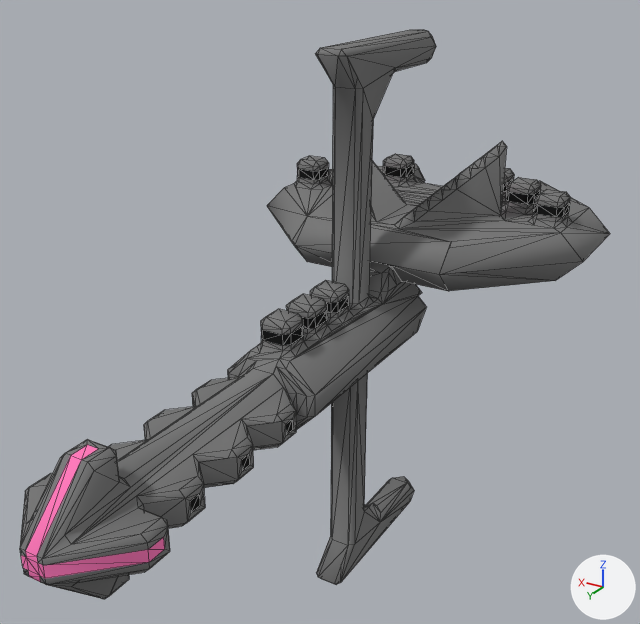
One commit to the OBJ model src/jsMain/resources/meshes/felinae-3-bobcat-class.obj: the scene before it, then after it.
The view is the same before and after, from a 50 mm lens placed at (-38.3, 66.1, 63.8), pointed at (1.7, -0.5, 30.5). The axes (+X, +Y, +Z) are drawn at lower right. The lights are the same throughout. Mesh edges are drawn as thin lines. Where no turn or scale is listed for an object, it has been applied to the vertices.

The scene before the commit, as lines of its bpy script (objects in view):
```python
me_felinae_3_bobcat_class = bpy.data.meshes.new('felinae-3-bobcat-class')
me_felinae_3_bobcat_class.from_pydata(...)  # 1100 vertices, 2083 faces; spans x -18.5..18.5, y -37.0..37.0, z -0.1..54.9
me_felinae_3_bobcat_class.materials.append(mat_felinae_3_bobcat_class)
ob_felinae_3_bobcat_class = bpy.data.objects.new('felinae-3-bobcat-class', me_felinae_3_bobcat_class)
ob_felinae_3_bobcat_class.location = (0.0, 0.0, 0.0)
```
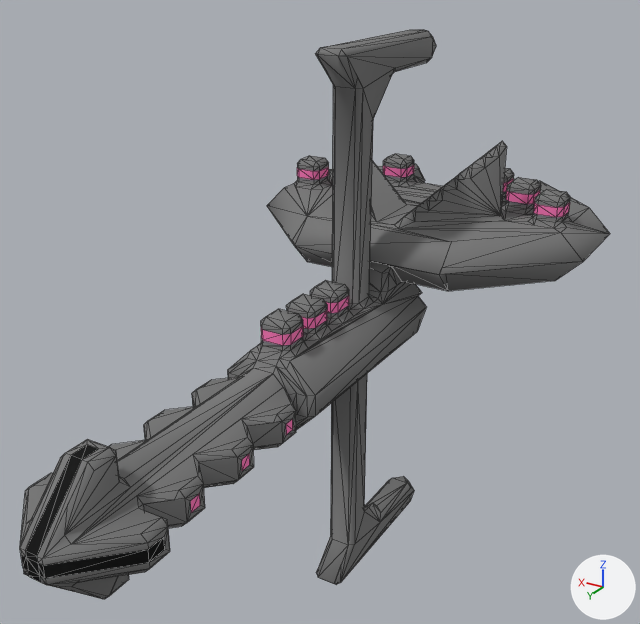
What differs and where, as boxes [x1, y1, x2, y2] in the pictures (640 x 624 px; the box of a moved part takes in the faces that stretch with it):
```json
{"part": 1, "of": "me_felinae_3_bobcat_class", "change": "moved or reshaped", "before": [20, 37, 609, 585], "after": [20, 37, 609, 585]}
{"part": 2, "of": "me_felinae_3_bobcat_class", "change": "surface changed", "before": [21, 165, 570, 582], "after": [21, 165, 570, 582]}
```

The change, as JSON lines over the scene's bpy script:
```json
{"block": "me_felinae_3_bobcat_class", "where": "# used by ob_felinae_3_bobcat_class; location = (0.0, 0.0, 0.0)"}
{"op": "remove", "block": "me_felinae_3_bobcat_class", "code": "me_felinae_3_bobcat_class.from_pydata(...)  # 1100 vertices, 2083 faces; spans x -18.5..18.5, y -37.0..37.0, z -0.1..54.9"}
{"op": "add", "block": "me_felinae_3_bobcat_class", "code": "me_felinae_3_bobcat_class.from_pydata(...)  # 1099 vertices, 2083 faces; spans x -18.5..18.5, y -37.0..37.0, z -0.1..54.9"}
{"block": "me_felinae_3_bobcat_class", "change": "me_felinae_3_bobcat_class part 1"}
{"block": "me_felinae_3_bobcat_class", "change": "12 vertices are removed from x -9.5..8.0, y -15.5..35.0, z 7.4..42.4"}
{"block": "me_felinae_3_bobcat_class", "change": "286 faces are deleted"}
{"block": "me_felinae_3_bobcat_class", "change": "11 vertices are added at x -8.5..8.0, y -16.5..34.5, z 26.4..43.4"}
{"block": "me_felinae_3_bobcat_class", "change": "286 new faces join them"}
{"block": "me_felinae_3_bobcat_class", "change": "me_felinae_3_bobcat_class part 2: 202 kept faces spanning x -15.5..15.5, y -27.0..37.0, z 21.9..41.9 get new texture (UV) coordinates"}
```
